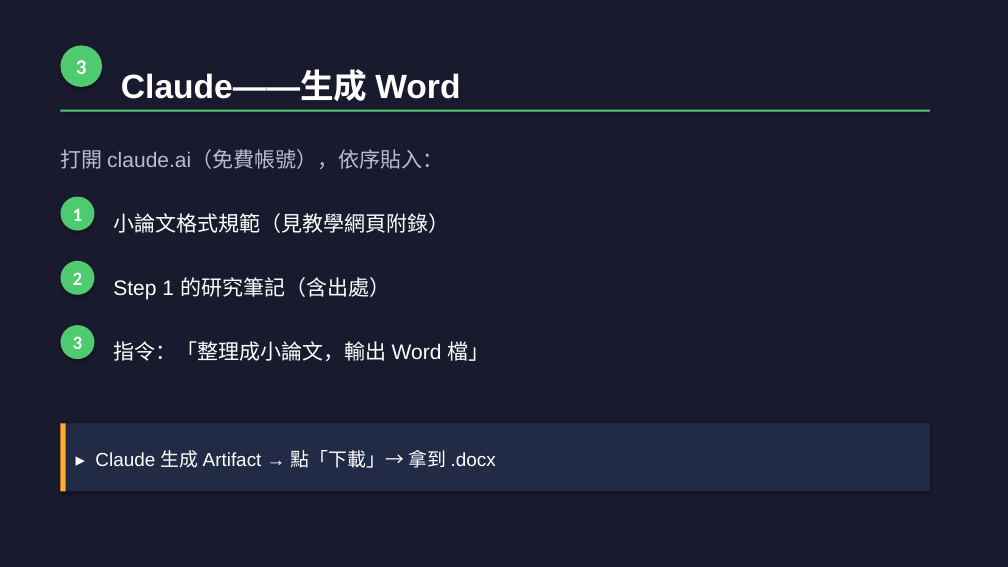
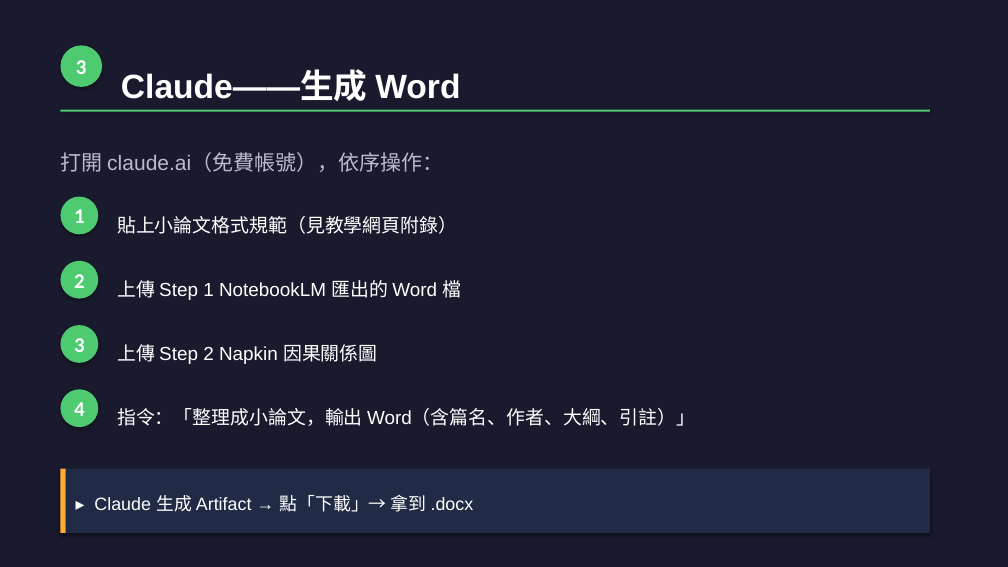
Before and after one commit to letranger/2026-04-30-AI-work, a slide deck: slide 12 of 和AI作朋友-工作坊簡報.pptx (slide 9 before the commit). Drawn at 1008x567 pixels with LibreOffice and Linux fonts; fonts in the diff are those of the drawing. Boxes give left, top, right and bottom in pixels: in the first picture for what was removed or moved away, otherwise in the second. Text is boxed around its words. In the diff, an @@ line names an element or a change of style, - is before the commit and + after.

```diff
--- a/和AI作朋友-工作坊簡報.pptx
+++ b/和AI作朋友-工作坊簡報.pptx
@@ text at [60, 152, 444, 172]: text changed @@
-打開 claude.ai（免費帳號），依序貼入：
+打開 claude.ai（免費帳號），依序操作：
@@ text at [117, 216, 457, 234]: text changed; size 20 to 18 pt @@
-小論文格式規範（見教學網頁附錄）
+貼上小論文格式規範（見教學網頁附錄）
@@ ellipse "2": place and size @@
-ellipse "2" at [60, 261, 95, 295]
+ellipse "2" at [60, 261, 98, 299]
@@ text at [117, 280, 461, 300]: text changed; size 20 to 18 pt @@
-Step 1 的研究筆記（含出處）
+上傳 Step 1 NotebookLM 匯出的 Word 檔
@@ size 18 to 20 pt in 3 elements at [60, 197, 98, 234], [60, 261, 98, 299], [60, 325, 98, 363] @@
@@ ellipse "3": place and size @@
-ellipse "3" at [60, 325, 95, 359]
+ellipse "3" at [60, 325, 98, 363]
@@ text at [117, 344, 378, 364]: text changed; size 20 to 18 pt @@
-指令：「整理成小論文，輸出 Word 檔」
+上傳 Step 2 Napkin 因果關係圖
@@ ellipse added at [60, 389, 98, 427], fill #4ECB71, 20 pt, text #FFFFFF, bold @@
+4
@@ text added at [117, 408, 695, 426], 18 pt, text #FFFFFF @@
+指令：「整理成小論文，輸出 Word（含篇名、作者、大綱、引註）」
@@ rectangle: place and size @@
-rectangle at [60, 423, 930, 492]
+rectangle at [60, 469, 930, 533]
@@ rectangle: place and size @@
-rectangle at [60, 423, 66, 492]
+rectangle at [60, 469, 66, 533]
@@ text "▸ Claude 生成 Artifact → ...": place and size @@
-text "▸ Claude 生成 Artifact → ..." at [95, 450, 496, 468]
+text "▸ Claude 生成 Artifact → ..." at [94, 495, 474, 512]
@@ text "▸ Claude 生成 Artifact → ..." at [94, 495, 474, 512]: size 18 to 17 pt @@
```
Also in this commit, not shown: 16 other slides changed, 12 slides added, 2 slides removed, 1 other file.
